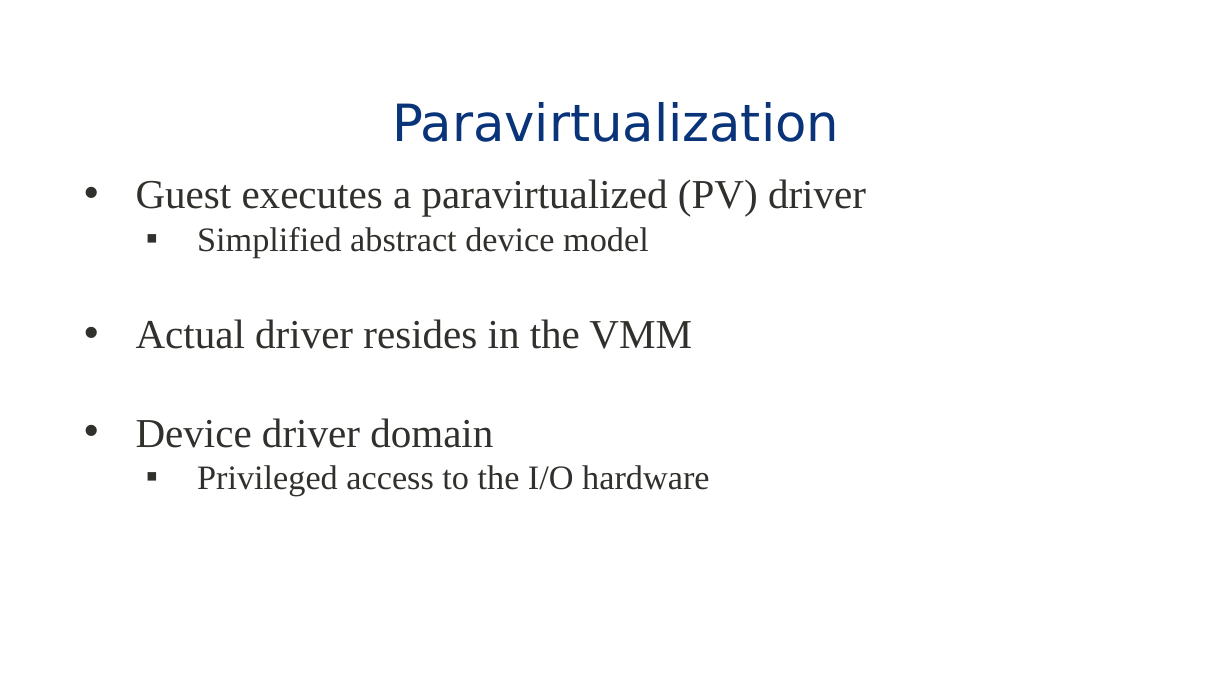
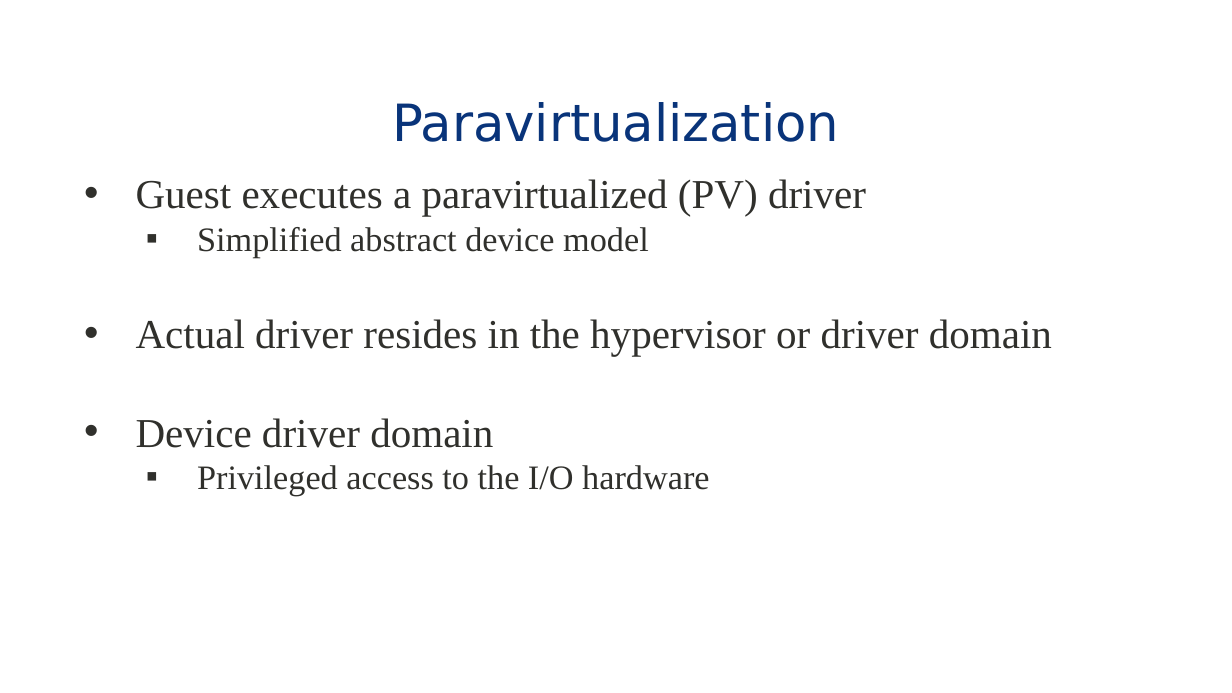
Before and after one commit to eddie-c-davis/cs-advos, a slide deck: slide 3 of presentations/Bridging.pptx. Drawn at 1232x693 pixels with LibreOffice and Linux fonts; fonts in the diff are those of the drawing; background and template pictures are left out. Boxes give left, top, right and bottom in pixels: in the first picture for what was removed or moved away, otherwise in the second. Text is boxed around its words. In the diff, an @@ line names an element or a change of style, - is before the commit and + after.

```diff
--- a/presentations/Bridging.pptx
+++ b/presentations/Bridging.pptx
@@ text at <box>136,319,1052,356</box>: text changed @@
-• Actual driver resides in the VMM
+• Actual driver resides in the hypervisor or driver domain
```
Also in this commit, not shown: 5 other slides changed, 7 slides added.
